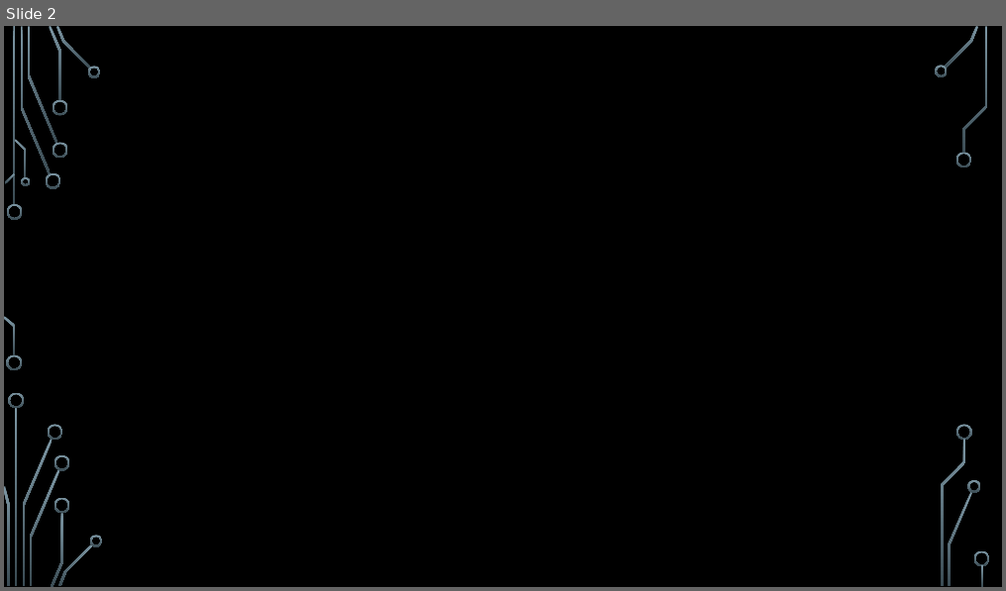
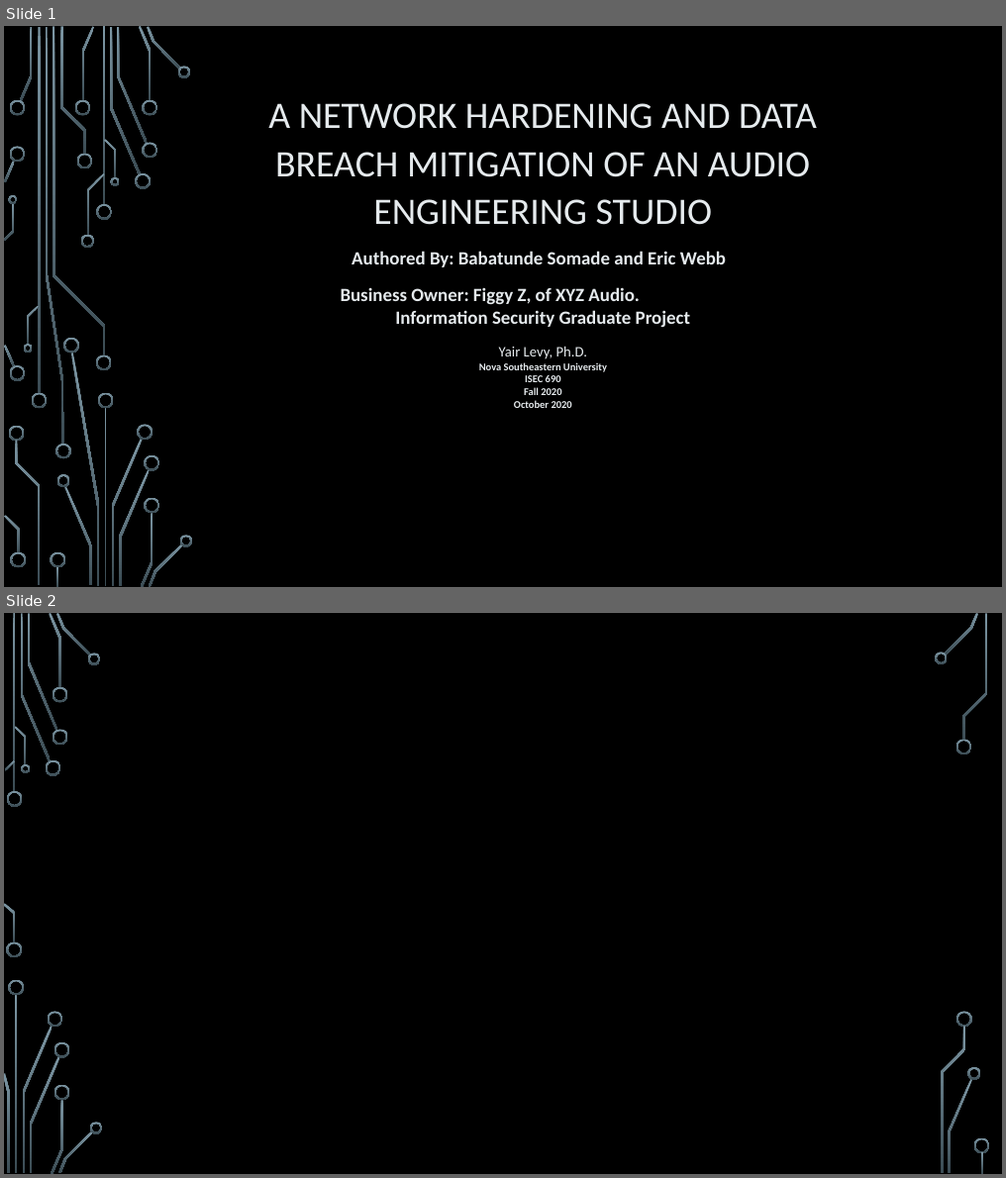
Before and after one commit to webberic92/School, a slide deck: ISEC690_Sec_proj/assignment_3/ISEC690_Team1_Assignment3.pptx. Shown one above the other, each under a label of ours: slide 2 before the commit, slides 1 and 2 after it. The pictures are 1006x591 and 1006x1178 pixels, drawn with LibreOffice and Linux fonts; fonts in the diff are those of the drawing; background and template pictures are left out. Boxes give left, top, right and bottom in pixels: in the first picture for what was removed or moved away, otherwise in the second. Text is boxed around its words. In the diff, an @@ line names an element or a change of style, - is before the commit and + after.

Commit message:
need to finish project 3 and start secproj-3.

```diff
--- a/ISEC690_Sec_proj/assignment_3/ISEC690_Team1_Assignment3.pptx
+++ b/ISEC690_Sec_proj/assignment_3/ISEC690_Team1_Assignment3.pptx
@@ slide 1 added at (4,26,1002,587), background picture (left out) @@
@@ title added at (268,103,817,225), 36 pt, text #E5EAED @@
+A NETWORK HARDENING AND DATA BREACH MITIGATION OF AN AUDIO ENGINEERING STUDIO
@@ text added at (351,251,726,268), 18 pt, text #E5EAED, bold @@
+Authored By: Babatunde Somade and Eric Webb
@@ text added at (341,287,690,327), 18 pt, text #E5EAED, bold @@
+Business Owner: Figgy Z, of XYZ Audio. Information Security Graduate Project
@@ subtitle added at (479,346,607,408), 10 pt, text #E5EAED, bold @@
+Yair Levy, Ph.D.
+Nova Southeastern University
+ISEC 690
+Fall 2020
+October 2020
@@ group added at (4,26,193,587): 50 freeform shapes, 4 rectangles @@
```
Also in this commit, not shown: 1 slide removed, 1 other file.
